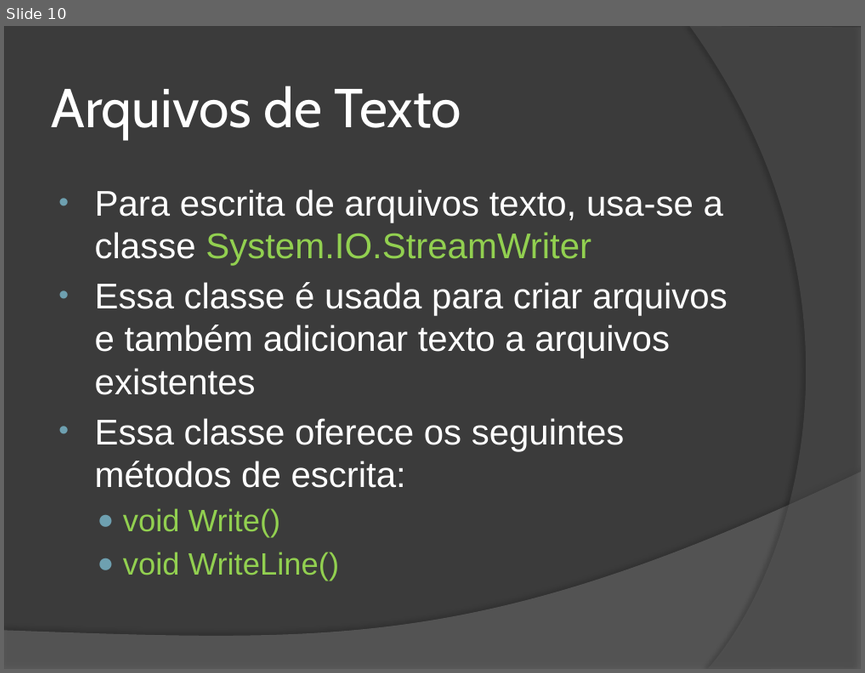
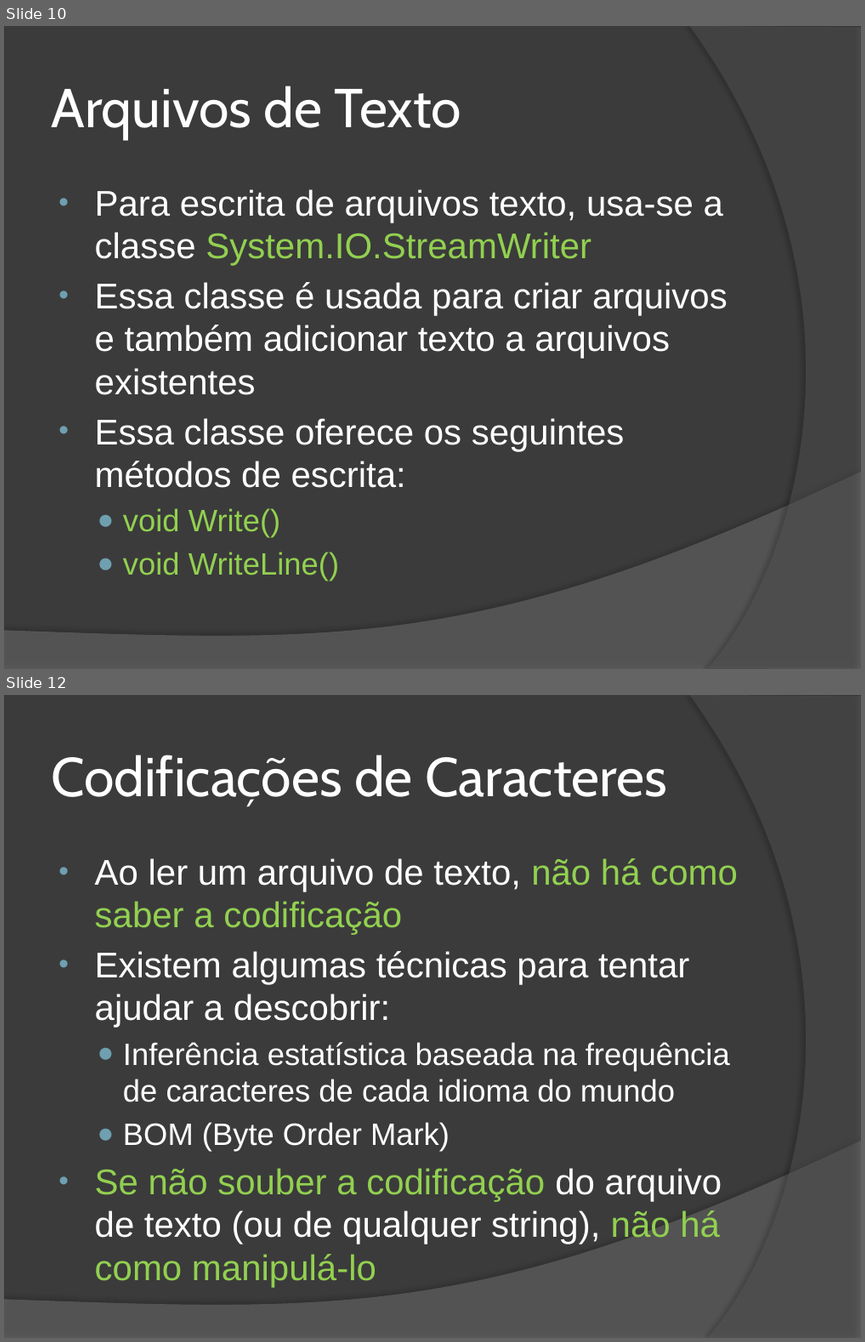
Before and after one commit to wind39/wind39.github.io, a slide deck: curso/modulo2capitulo3-off.pptx. Shown one above the other, each under a label of ours: slide 10 before the commit, slides 10 and 12 after it; the slides between them are not shown. The pictures are 865x673 and 865x1342 pixels, drawn with LibreOffice and Linux fonts; fonts in the diff are those of the drawing. Boxes give left, top, right and bottom in pixels: in the first picture for what was removed or moved away, otherwise in the second. Text is boxed around its words. In the diff, an @@ line names an element or a change of style, - is before the commit and + after.

```diff
--- a/curso/modulo2capitulo3-off.pptx
+++ b/curso/modulo2capitulo3-off.pptx
@@ slide 12 added at (x1=4, y1=695, x2=861, y2=1338), background #3B3B3B; not listed: 2 template elements that a slide beside it also shows @@
@@ title added at (x1=51, y1=755, x2=667, y2=807), 46 pt, text #FFFFFF @@
+Codificações de Caracteres
@@ text added at (x1=95, y1=858, x2=738, y2=1287), 30 pt, text #FFFFFF @@
+• Ao ler um arquivo de texto, não há como saber a codificação
+• Existem algumas técnicas para tentar ajudar a descobrir:
+  ● Inferência estatística baseada na frequência de caracteres de cada idioma do mundo
+  ● BOM (Byte Order Mark)
+• Se não souber a codificação do arquivo de texto (ou de qualquer string), não há como manipulá-lo
```
Also in this commit, not shown: 1 slide changed, 3 other slides added, 11 other files.
